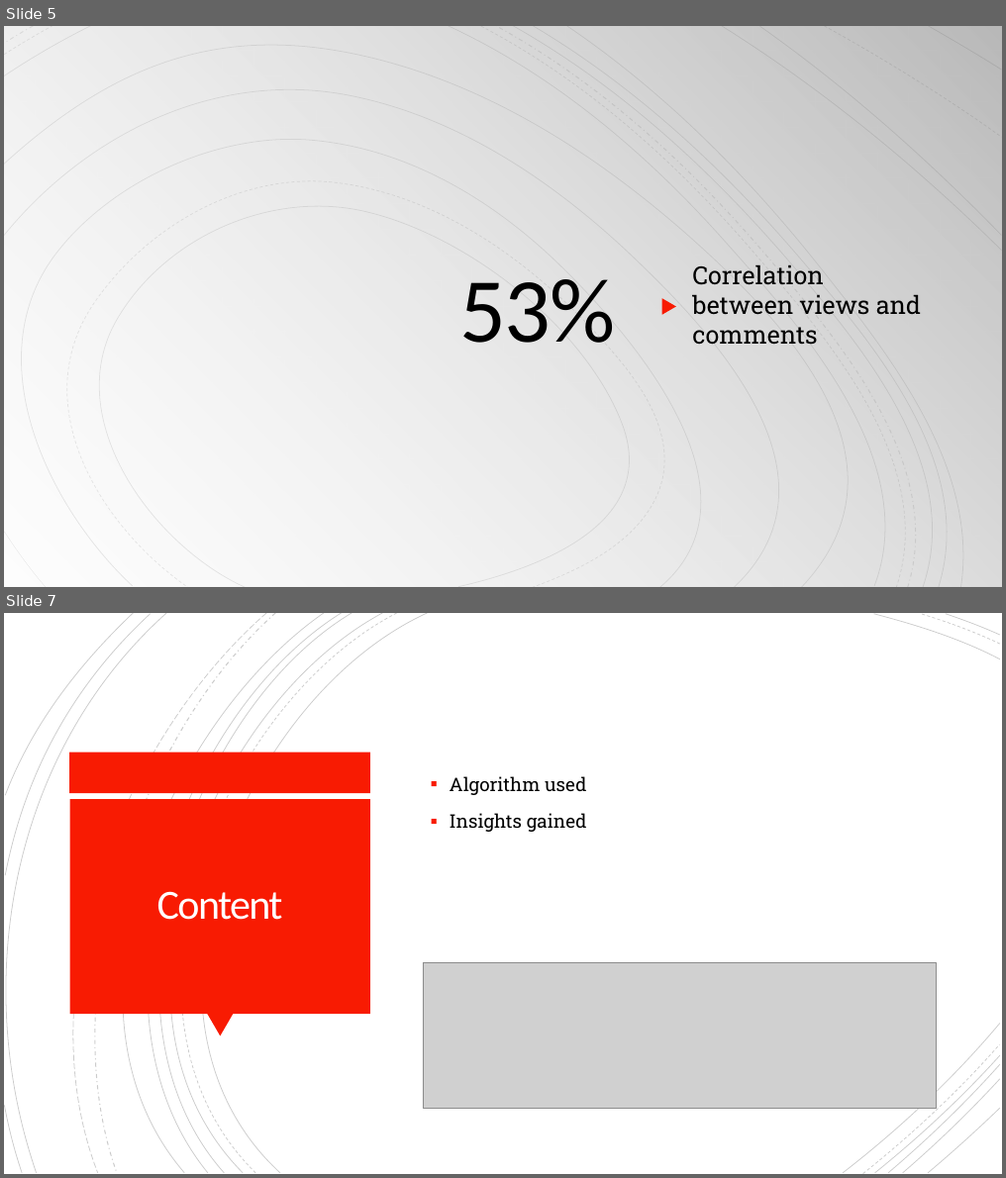
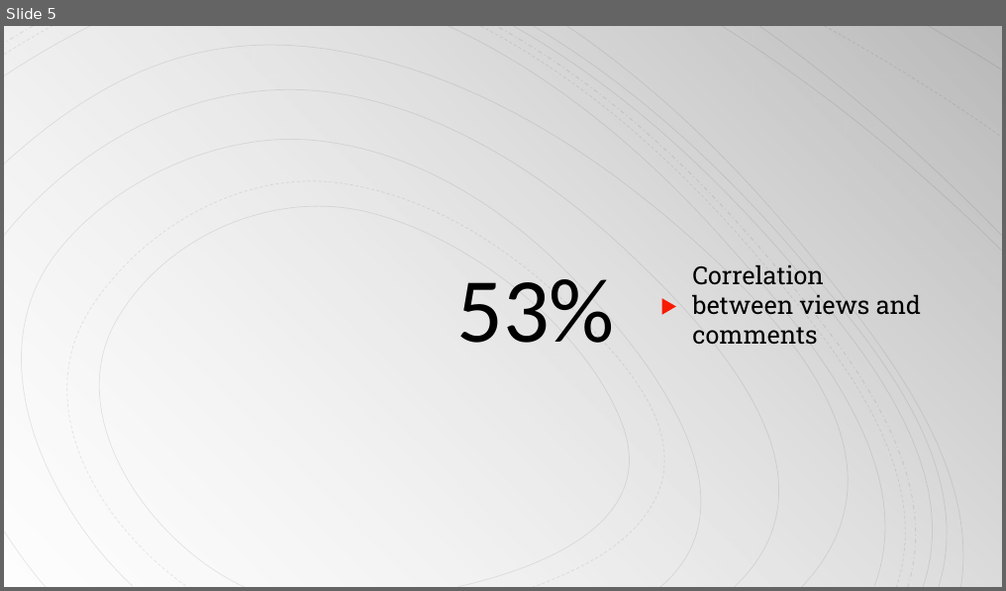
Before and after one commit to reeves17/3360project, a slide deck: Final Presentation.pptx. Shown one above the other, each under a label of ours: slides 5 and 7 before the commit, slide 5 after it; the slides between them are not shown. The pictures are 1006x1178 and 1006x591 pixels, drawn with LibreOffice and Linux fonts; fonts in the diff are those of the drawing; grey boxes stand for pictures. Boxes give left, top, right and bottom in pixels: in the first picture for what was removed or moved away, otherwise in the second. Text is boxed around its words. In the diff, an @@ line names an element or a change of style, - is before the commit and + after.

```diff
--- a/Final Presentation.pptx
+++ b/Final Presentation.pptx
@@ slide 7 removed at (4,613,1002,1174), background #FFFFFF; not listed: 16 template elements that a slide beside it also shows @@
@@ rectangle removed at (4,613,1002,1174) @@
@@ group removed at (4,613,1000,1174): 21 freeform shapes @@
@@ rectangle removed at (70,753,371,793) @@
@@ text removed at (450,776,587,832) @@
-▪ Algorithm used
-▪ Insights gained
@@ rectangle removed at (70,799,370,1014) @@
@@ title removed at (157,891,283,920) @@
-Content
@@ picture removed at (423,962,936,1109) @@
@@ triangle removed at (207,1014,233,1037) @@
@@ freeform shape removed at (903,1079,1000,1173) @@
@@ freeform shape removed at (928,1109,1000,1173) @@
@@ slide 5 changed as well @@
@@ title "53%" at (456,279,614,343): letter spacing -1.5 to 0 pt @@
```
Also in this commit, not shown: 5 other slides changed, 14 slides added, 1 other slide removed.
